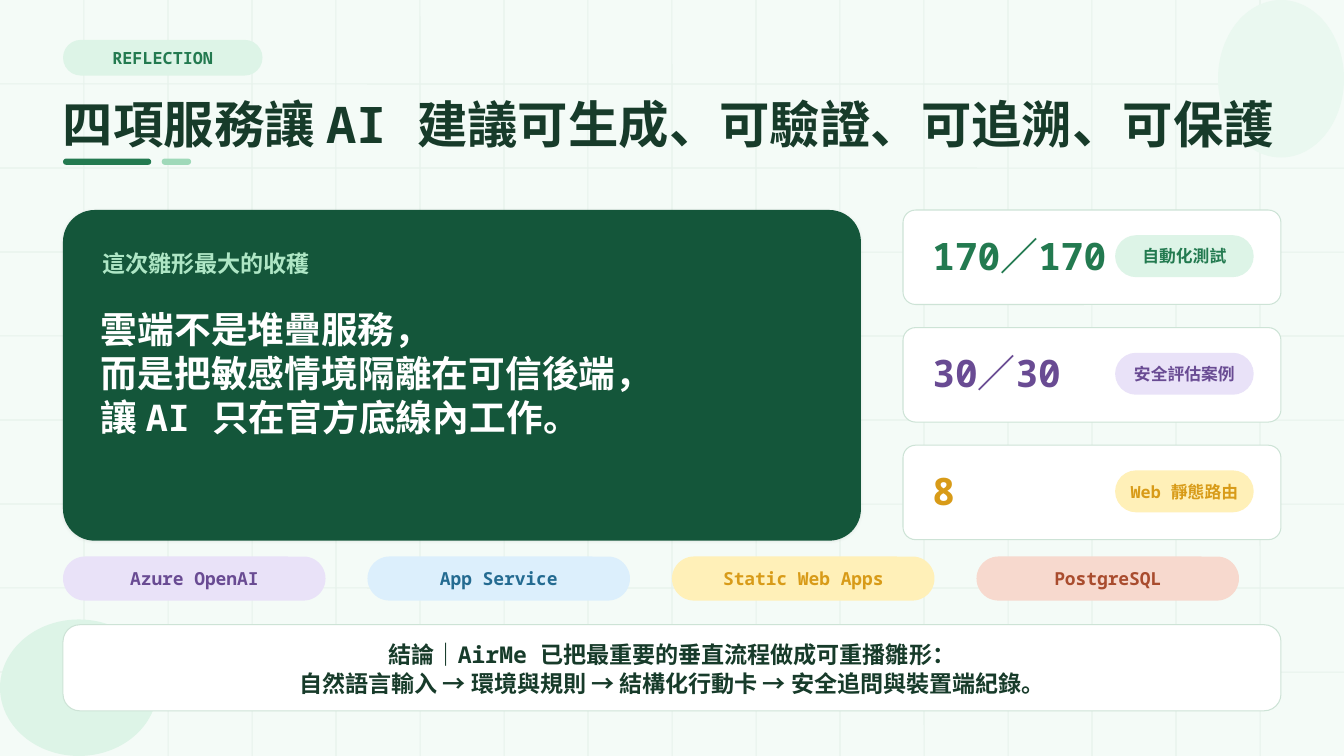
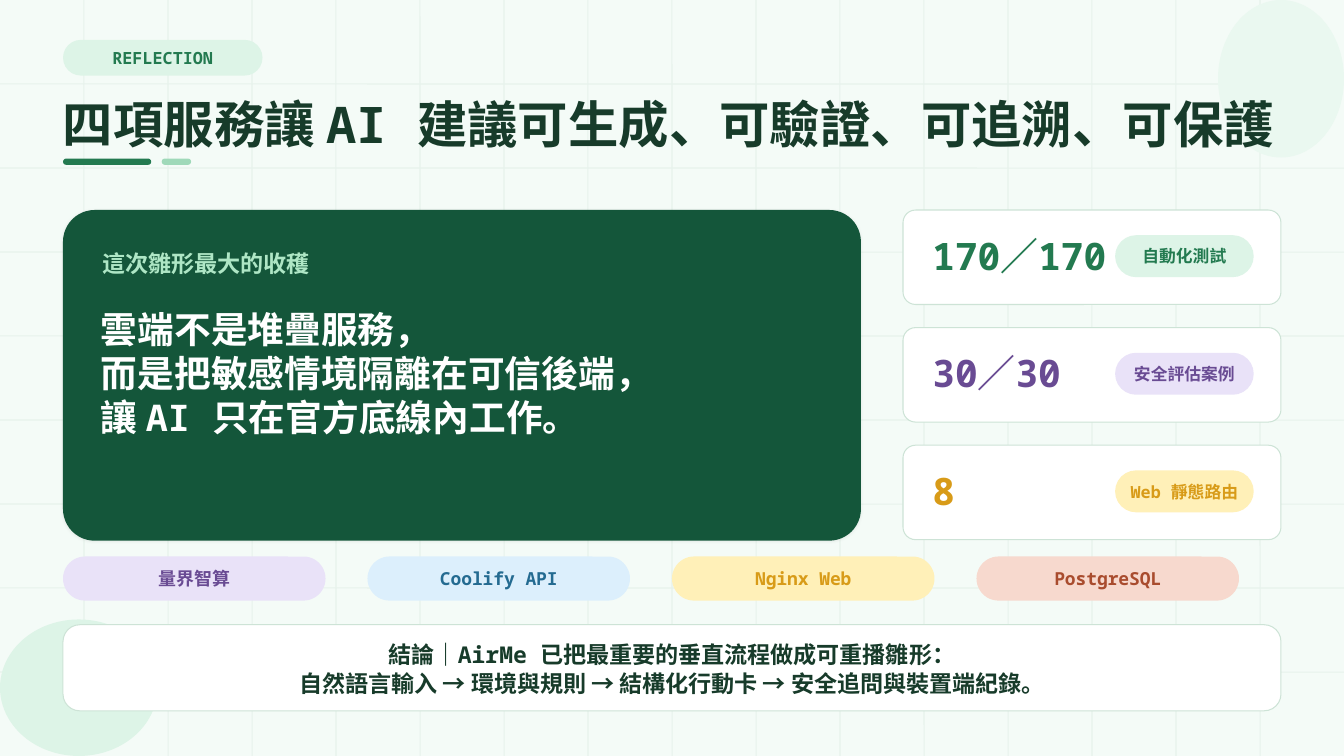
Before and after one commit to Sutdents-Project-Hub/AirMe, a slide deck: slide 9 of outputs/AirMe_核心雲端服務概念驗證.pptx. Drawn at 1344x756 pixels with LibreOffice and Linux fonts; fonts in the diff are those of the drawing. Boxes give left, top, right and bottom in pixels: in the first picture for what was removed or moved away, otherwise in the second. Text is boxed around its words. In the diff, an @@ line names an element or a change of style, - is before the commit and + after.

Commit message:
chore(competition): 完成 Coolify 展示交付與驗證

```diff
--- a/outputs/AirMe_核心雲端服務概念驗證.pptx
+++ b/outputs/AirMe_核心雲端服務概念驗證.pptx
@@ text in rounded rectangle at (x1=159, y1=570, x2=230, y2=587): text changed @@
-Azure OpenAI
+量界智算
@@ text in rounded rectangle at (x1=440, y1=571, x2=558, y2=590): text changed @@
-App Service
+Coolify API
@@ text in rounded rectangle at (x1=755, y1=571, x2=851, y2=590): text changed @@
-Static Web Apps
+Nginx Web
```
Also in this commit, not shown: 8 other slides changed, 19 other files.
